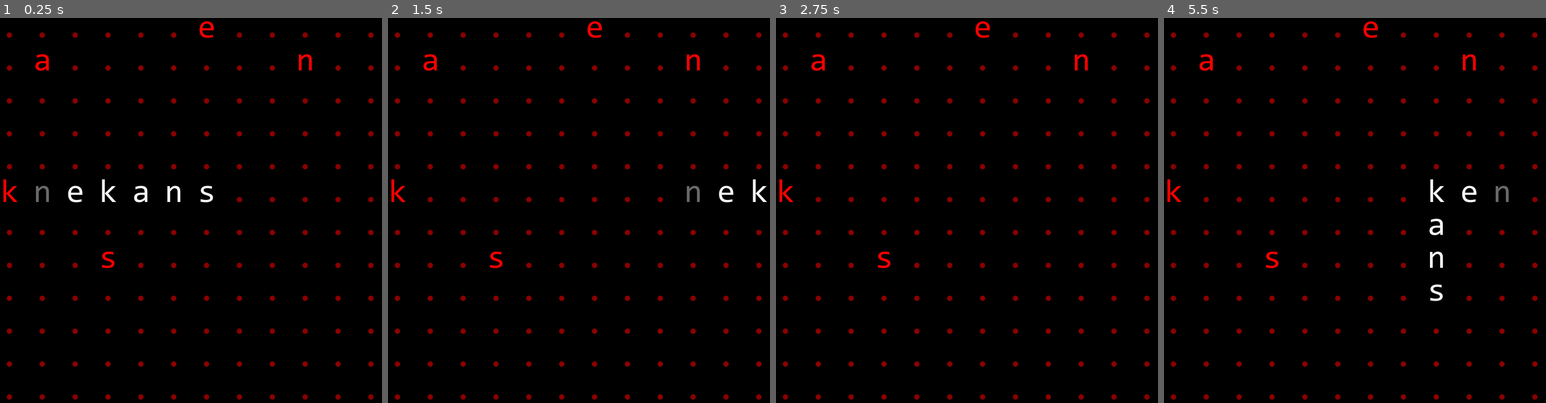
Above: before the commit, frames 1-4 (left to right).
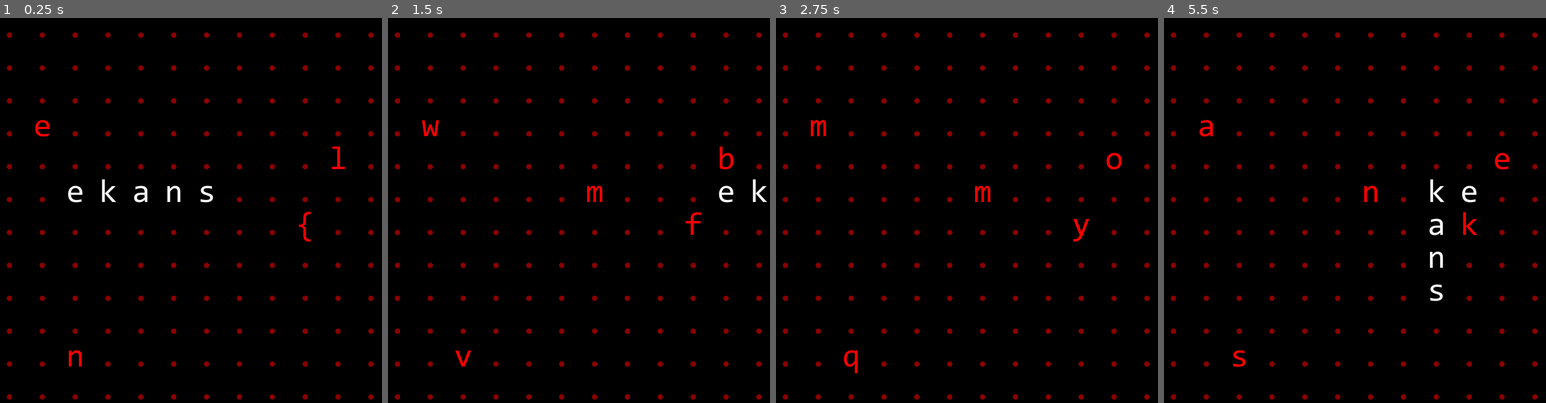
Above: after the commit, the same moments.

Repository: robro/snake_words_gd
Game: Godot game, scene res://scene/gameplay/gameplay.tscn
The game is run twice, just before and just after one commit, with the same random seed, the same clock (stepped at 60 frames per second) and the same inputs.
Inputs:
- Up to frame 1 (0.25 s): no input
- Up to frame 2 (1.5 s): hold Right (Right) 0.53-1.28 s; hold Down (Down) from 1.28 s (still down)
- Up to frame 3 (2.75 s): release Down (Down) at 2.03 s; hold Right (Right) from 2.03 s (still down)
- Up to frame 4 (5.5 s): release Right (Right) at 2.78 s; hold Up (Up) 2.78-3.53 s; hold Left (Left) 3.53-5.03 s; hold Down (Down) from 5.03 s (still down)

The runs differ from the first frame. In frame 1, 1.0% of the frame differs, in the area x 0-91%, y 0-91%; in frame 2, 1.1%; in frame 3, 1.0%; in frame 4, 1.1%.

Commit message:
Make food inedible

Diff:
--- a/object/food/food.gd
+++ b/object/food/food.gd
@@ -1,13 +1,30 @@
 class_name Food
 extends Node2D
 
-var _pos
-var _char
-var _color
+var _pos : Vector2i
+var _char : String
+var _color : Color
+var timer : Timer
 
 
-func _init(pos: Vector2i, text: String, color: Color):
+func _init(pos: Vector2i, text: String, color: Color, wait: float):
 	assert(len(text) == 1)
 	_pos = pos
 	_char = text
 	_color = color
+
+	timer = Timer.new()
+	timer.wait_time = wait
+	timer.autostart = true
+	timer.one_shot = true
+	add_child(timer)
+
+
+func char() -> String:
+	if (timer.time_left):
+		return char(randi_range(0, 26) + 97)
+	return _char
+
+
+func is_edible() -> bool:
+	return false if (timer.time_left) else true
--- a/object/food/food_spawner.gd
+++ b/object/food/food_spawner.gd
@@ -1,7 +1,7 @@
 class_name FoodSpawner
 extends Node2D
 
-@onready var _grid : Grid = $"../Grid"
+@export var inedible_time : float = 0.5
 
 signal no_food
 
@@ -15,21 +15,21 @@
 
 func draw_to(grid: Grid):
 	for food : Food in get_children():
-		grid.set_cell(food._pos, food._char, food._color)
+		grid.set_cell(food._pos, food.char(), food._color)
 
 
-func spawn_food(text: String):
-	for t in text:
-		var pos : Vector2i = _grid.get_free_pos()
+func spawn_food(text: String, grid: Grid):
+	for char_ in text:
+		var pos : Vector2i = grid.get_free_pos()
 		if pos < Vector2i.ZERO:
 			print("no free space")
 			return
-		var food = Food.new(pos, t, Palette.PRIMARY)
-		add_child(food)
+
+		add_child(Food.new(pos, char_, Palette.PRIMARY, inedible_time))
 
 
 func clear():
-	for food: Food in get_children():
+	for food : Food in get_children():
 		food.queue_free()
 
 
--- a/object/snake/snake.gd
+++ b/object/snake/snake.gd
@@ -42,13 +42,7 @@
 	add_child(timer)
 
 
-func _process(_delta):
-	pass
-
-
 func _input(event):
-	if not event is InputEvent:
-		return
 	if event.is_action_pressed("Up") and facing != Facing.DOWN:
 		next_facing = Facing.UP
 	elif event.is_action_pressed("Down") and facing != Facing.UP:
--- a/project.godot
+++ b/project.godot
@@ -13,6 +13,7 @@
 config/name="snake_words_gd"
 run/main_scene="res://scene/gameplay/gameplay.tscn"
 config/features=PackedStringArray("4.2", "Forward Plus")
+run/max_fps=60
 config/icon="res://icon.svg"
 
 [autoload]
--- a/scene/gameplay/gameplay.gd
+++ b/scene/gameplay/gameplay.gd
@@ -10,6 +10,7 @@
 
 @onready var food_spawner : FoodSpawner = $FoodSpawner
 @onready var snake : Snake = $Snake
+@onready var grid : Grid = $Grid
 
 var target_word := "snake"
 var partial_word := ""
@@ -30,7 +31,7 @@
 
 
 func _on_food_spawner_no_food():
-	food_spawner.spawn_food(target_word)
+	food_spawner.spawn_food(target_word, grid)
 	var color = Palette.HIGHLIGHT if partial_word == target_word else Palette.SHADOW
 	for i in range(len(partial_word)):
 		snake.parts[-i - 1]._color = color
@@ -39,7 +40,7 @@
 
 func _on_snake_moved_to(pos: Vector2i):
 	for food : Food in food_spawner.get_children():
-		if food._pos == pos:
+		if food.is_edible() and food._pos == pos:
 			snake.add_part(food)
 			food_spawner.remove(food)
 			partial_word += food._char
--- a/scene/gameplay/gameplay.tscn
+++ b/scene/gameplay/gameplay.tscn
@@ -11,6 +11,7 @@
 
 [node name="FoodSpawner" type="Node2D" parent="." groups=["drawable"]]
 script = ExtResource("5_lgauy")
+inedible_time = 5.0
 
 [node name="Snake" type="Node2D" parent="." groups=["drawable"]]
 script = ExtResource("5_56jgj")
